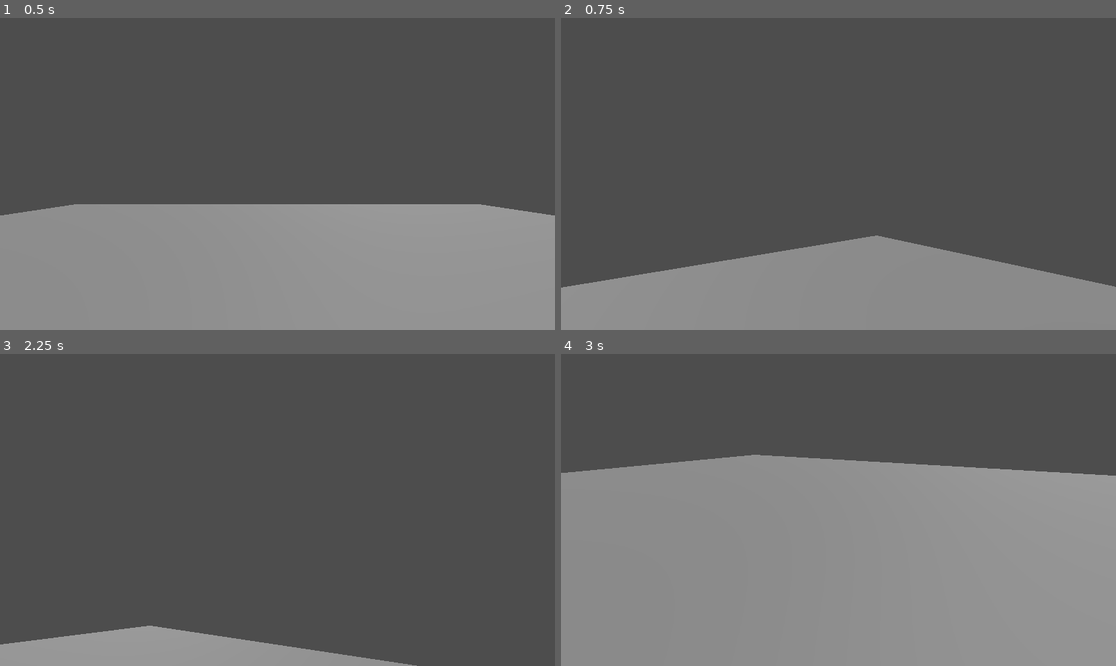
Above: before the commit, frames 1-4 (two rows, left to right).
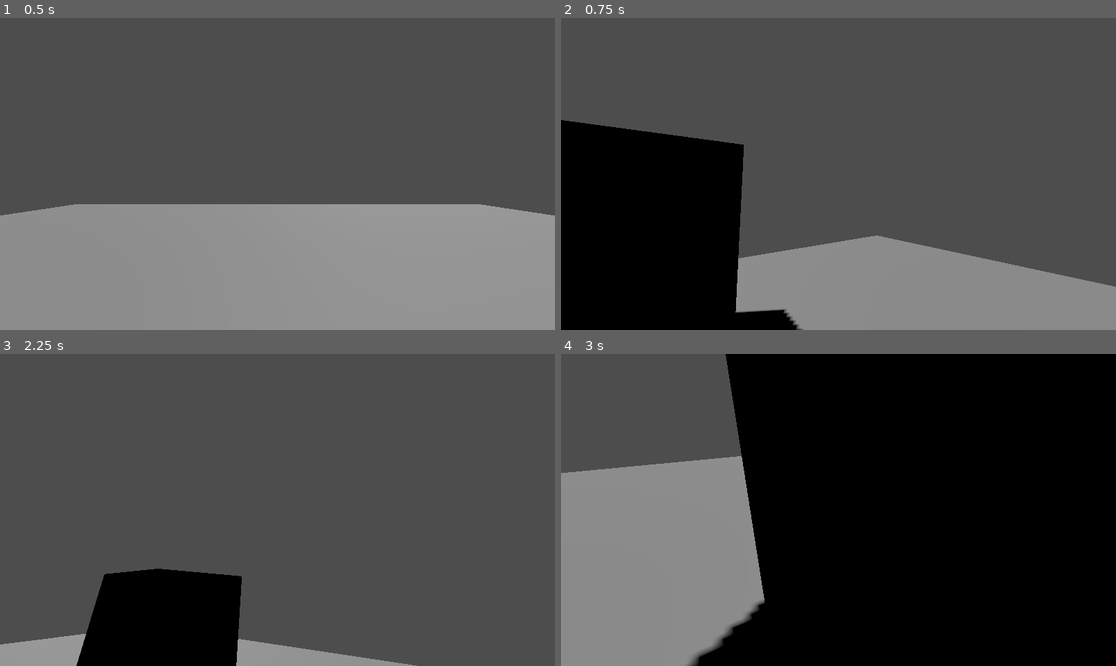
Above: after the commit, the same moments.

Repository: EstebanGonzalez20/Shattered-Echoes
Game: Godot game, scene res://Testing/test_movment.tscn
The game is run twice, just before and just after one commit, with the same random seed, the same clock (stepped at 60 frames per second) and the same inputs. The project has no main scene, so this scene is started directly.
Inputs (mouse positions are in pixels of both pictures, inside the frame that each line leads up to):
- Up to frame 1 (0.5 s): no input
- Up to frame 2 (0.75 s): tap Enter (ui_accept) at 0.5 s; move the mouse to (866, 174) at 0.52 s; hold Up (ui_up) from 0.53 s (still down)
- Up to frame 3 (2.25 s): keep holding Up (ui_up); tap Enter (ui_accept) at 0.77, 1.52 s; move the mouse to (249, 510) at 1.27 s; move the mouse to (288, 503) at 2.02 s
- Up to frame 4 (3 s): keep holding Up (ui_up); move the mouse to (832, 516) at 2.77 s

Frame 1 is identical in both runs. In frame 2, 21% of the frame differs, in the area x 0-44%, y 32-100%; in frame 3, 8.1%; in frame 4, 68%, in the area x 22-100%, y 0-100%.

Commit message:
agregue en la escena de testing un bloque para comprobar que funcione el daño

Diff:
--- /dev/null
+++ b/Testing/damage_zone.gd
@@ -0,0 +1,17 @@
+extends Area3D
+
+@export var damage: float = 10.0
+
+var damage_system: DamageSystem
+
+func _ready():
+	damage_system = Systems.get_node("DamageSystem")
+	body_entered.connect(_on_body_entered)
+
+
+func _on_body_entered(body):
+	# Verificamos que tenga health
+	if body.health == null:
+		return
+
+	damage_system.apply_direct_damage(body, damage)
--- a/Testing/test_movment.tscn
+++ b/Testing/test_movment.tscn
@@ -6,10 +6,16 @@
 [ext_resource type="Resource" uid="uid://bpetgswrxhsfr" path="res://Engine/Components/player_look.tres" id="4_0jr4o"]
 [ext_resource type="Resource" uid="uid://cdttsp18834hi" path="res://Engine/Components/player_input.tres" id="5_w2kja"]
 [ext_resource type="Script" uid="uid://ckn4rlnpkmfxs" path="res://Engine/Components/health_component.gd" id="6_0jr4o"]
+[ext_resource type="Script" uid="uid://b4uc3c7slruau" path="res://Testing/damage_zone.gd" id="7_w2kja"]
 
 [sub_resource type="Resource" id="Resource_w2kja"]
 script = ExtResource("6_0jr4o")
 metadata/_custom_type_script = "uid://ckn4rlnpkmfxs"
+
+[sub_resource type="BoxShape3D" id="BoxShape3D_0jr4o"]
+size = Vector3(1, 1, 1.4604492)
+
+[sub_resource type="BoxMesh" id="BoxMesh_w2kja"]
 
 [node name="Test_movment" type="Node3D" unique_id=1762958035]
 
@@ -29,3 +35,15 @@
 use_collision = true
 collision_layer = 2
 size = Vector3(20, 0.5, 20)
+
+[node name="Area3D" type="Area3D" parent="." unique_id=1183689101]
+transform = Transform3D(1, 0, 0, 0, 1, 0, 0, 0, 1, 5, 0, 0)
+script = ExtResource("7_w2kja")
+
+[node name="CollisionShape3D" type="CollisionShape3D" parent="Area3D" unique_id=336016483]
+transform = Transform3D(2, 0, 0, 0, 2, 0, 0, 0, 2, 0, 0, -0.23022461)
+shape = SubResource("BoxShape3D_0jr4o")
+
+[node name="MeshInstance3D" type="MeshInstance3D" parent="Area3D" unique_id=807215993]
+transform = Transform3D(3, 0, 0, 0, 3, 0, 0, 0, 3, 0, 0, 0)
+mesh = SubResource("BoxMesh_w2kja")
Not shown, added: Testing/damage_zone.gd.uid
